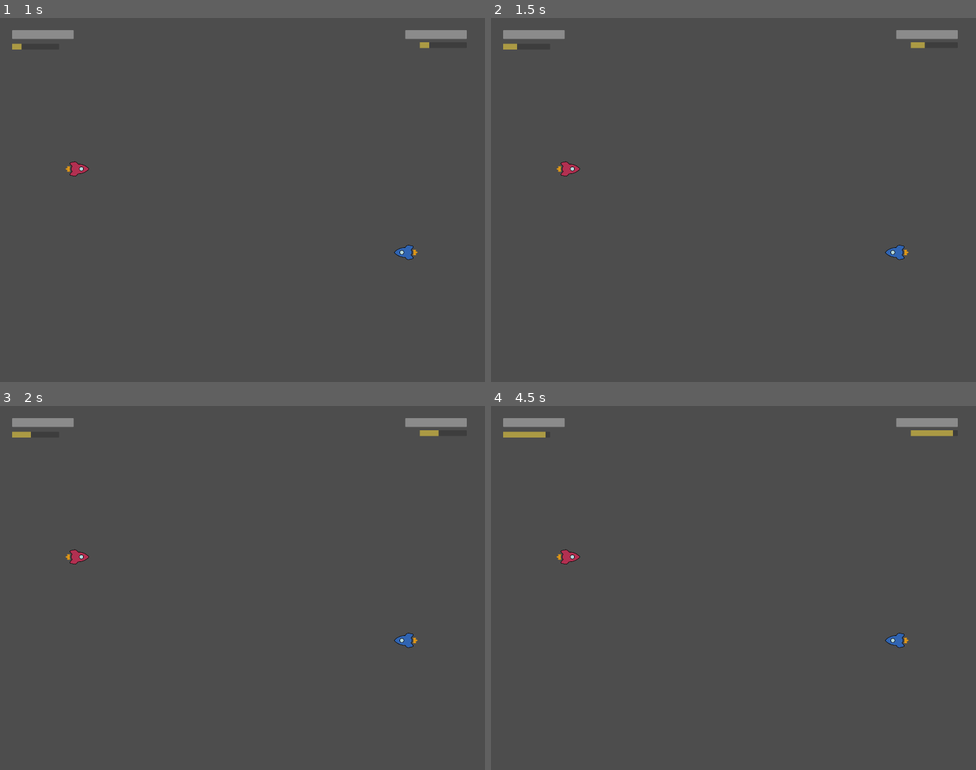
Above: before the commit, frames 1-4 (two rows, left to right).
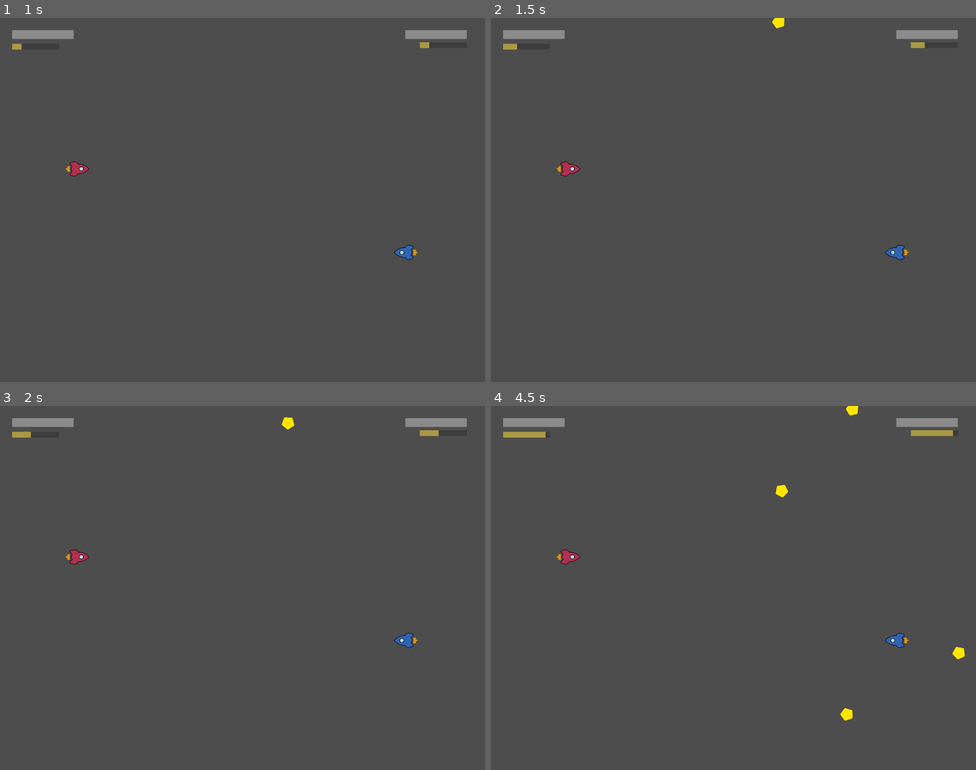
Above: after the commit, the same moments.

Repository: RajwolChapagain/Arcade-Game
Game: Godot game, scene res://main.tscn
Two runs of this game, one before a commit and one after it. Both use one fixed random seed, a clock stepped at 60 frames per second and the inputs below.
Inputs:
- Up to frame 1 (1 s): tap Enter at 0.5 s
- Up to frame 2 (1.5 s): tap Space at 1.25 s
- Up to frame 3 (2 s): no input
- Up to frame 4 (4.5 s): tap Enter at 2.75 s

Frame 1 is identical in both runs. In frame 2, less than 0.1% of the frame differs, in the area x 57-61%, y 0-3%; in frame 3, less than 0.1%; in frame 4, 0.3%, in the area x 58-98%, y 0-87%.

Commit message:
Add rotation to super boost and fix super collection bug

Diff:
--- a/main.gd
+++ b/main.gd
@@ -61,5 +61,5 @@
 		$Ship2.super_percentage += super_gain
 
 func _on_spawner_powerup_spawned(powerup):
-	if powerup.name == "SuperBoost":
+	if powerup.is_in_group("super_boost"):
 		powerup.collected.connect(_on_super_boost_super_boost_collected)
--- a/main.tscn
+++ b/main.tscn
@@ -39,3 +39,5 @@
 offset_bottom = 1500.0
 
 [node name="Spawner" parent="." instance=ExtResource("5_0xksv")]
+
+[connection signal="powerup_spawned" from="Spawner" to="." method="_on_spawner_powerup_spawned"]
--- a/powerups/spawner.gd
+++ b/powerups/spawner.gd
@@ -11,11 +11,10 @@
 
 	var direction = $Path2D/PathFollow2D.rotation + PI / 2
 	direction += randf_range(- PI / 4, PI / 4)
-	power_up.rotation = direction
 
 	var velocity = Vector2(randf_range(150.0, 250.0), 0.0)
+	power_up.angular_velocity = velocity.x / 2
 	power_up.linear_velocity = velocity.rotated(direction)
-
 	add_child(power_up)
 	powerup_spawned.emit(power_up)
 
--- a/powerups/spawner.tscn
+++ b/powerups/spawner.tscn
@@ -8,7 +8,6 @@
 script = ExtResource("1_ck1x4")
 
 [node name="Timer" type="Timer" parent="."]
-wait_time = 10.0
 autostart = true
 
 [node name="Path2D" type="Path2D" parent="."]
--- a/powerups/super_boost.gd
+++ b/powerups/super_boost.gd
@@ -5,9 +5,11 @@
 
 var collected = super_boost_collected
 var linear_velocity = 0
+var angular_velocity = 0
 
 func _physics_process(delta):
 	position += linear_velocity * delta
+	rotation_degrees += angular_velocity * delta
 
 func _on_body_entered(body):
 	if body.is_in_group("ship"):
--- a/powerups/super_boost.tscn
+++ b/powerups/super_boost.tscn
@@ -6,7 +6,7 @@
 [sub_resource type="RectangleShape2D" id="RectangleShape2D_u4hkp"]
 size = Vector2(112, 112)
 
-[node name="SuperBoost" type="Area2D"]
+[node name="SuperBoost" type="Area2D" groups=["super_boost"]]
 collision_mask = 3
 script = ExtResource("1_sk75v")
 
